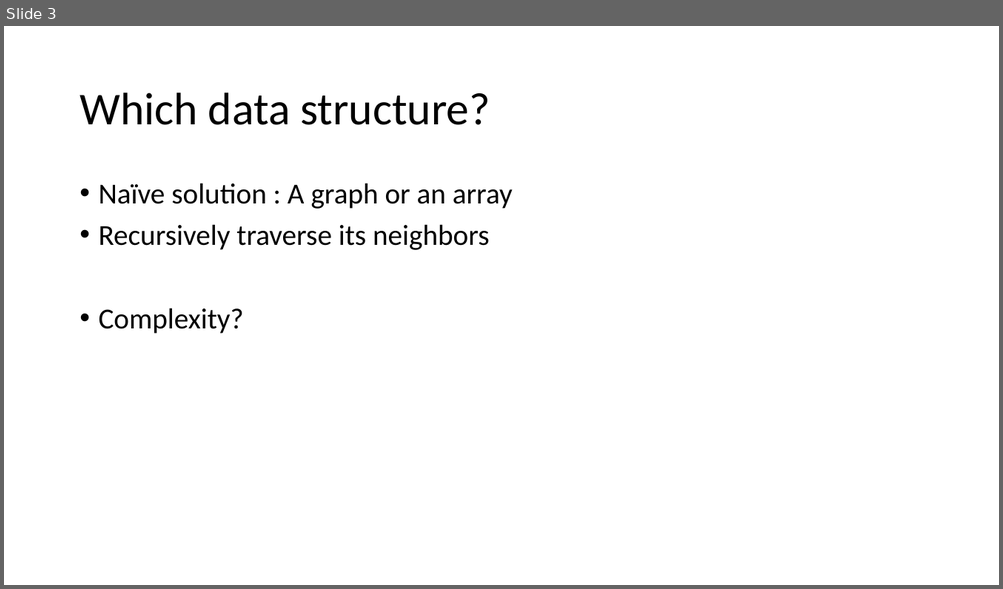
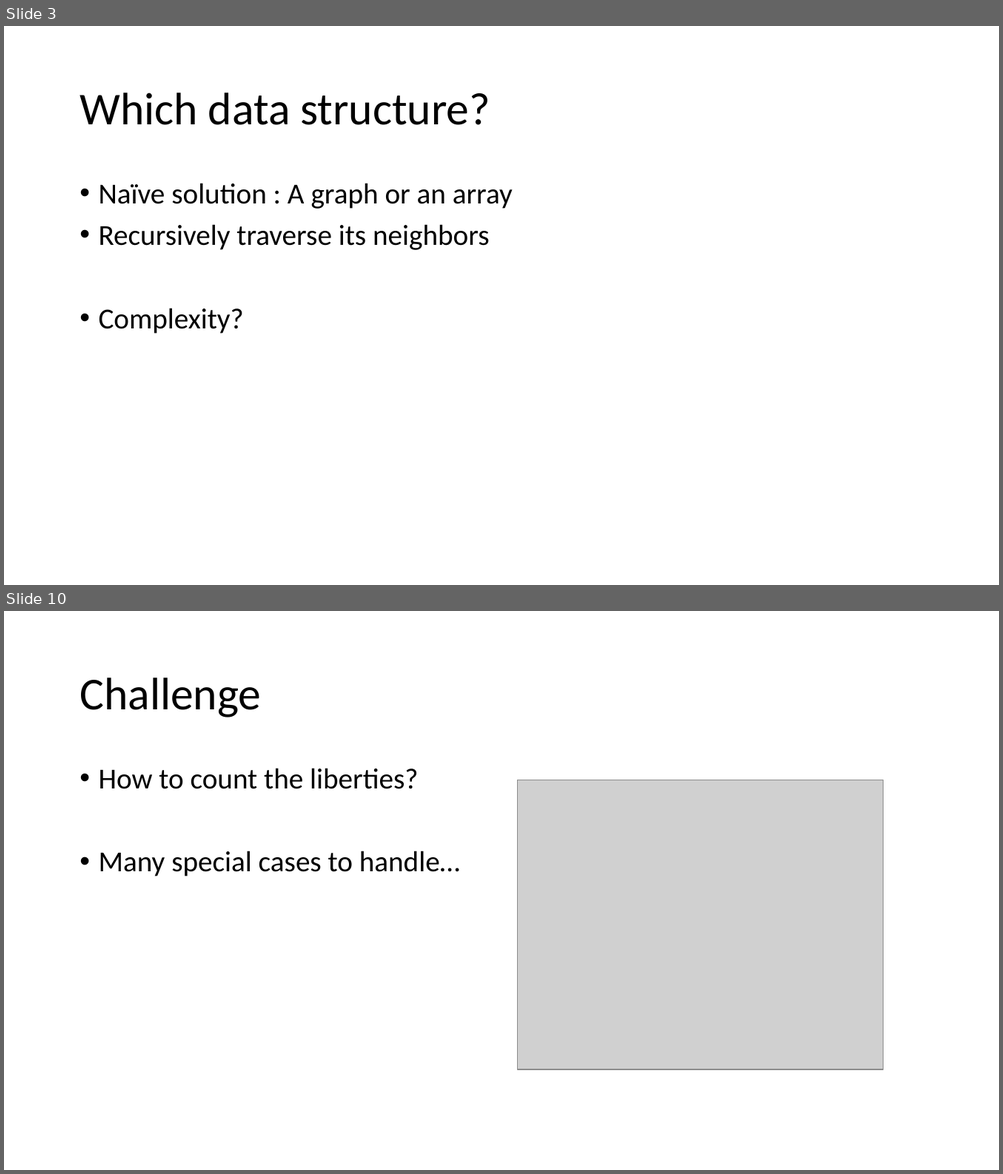
Before and after one commit to kwea123/cpp_data_algo, a slide deck: 8_Disjoint.pptx. Shown one above the other, each under a label of ours: slide 3 before the commit, slides 3 and 10 after it; the slides between them are not shown. The pictures are 1003x589 and 1003x1174 pixels, drawn with LibreOffice and Linux fonts; fonts in the diff are those of the drawing; grey boxes stand for pictures. Boxes give left, top, right and bottom in pixels: in the first picture for what was removed or moved away, otherwise in the second. Text is boxed around its words. In the diff, an @@ line names an element or a change of style, - is before the commit and + after.

```diff
--- a/8_Disjoint.pptx
+++ b/8_Disjoint.pptx
@@ slide 10 added at (4,611,999,1170), background #FFFFFF @@
@@ title added at (79,678,261,718), 44 pt, text #000000 @@
+Challenge
@@ text added at (99,768,460,877), 28 pt, text #000000 @@
+• How to count the liberties?
+• Many special cases to handle…
@@ picture added at (518,780,883,1070) @@
```
Also in this commit, not shown: 2 slides changed, 16 other slides added, 15 other files.
